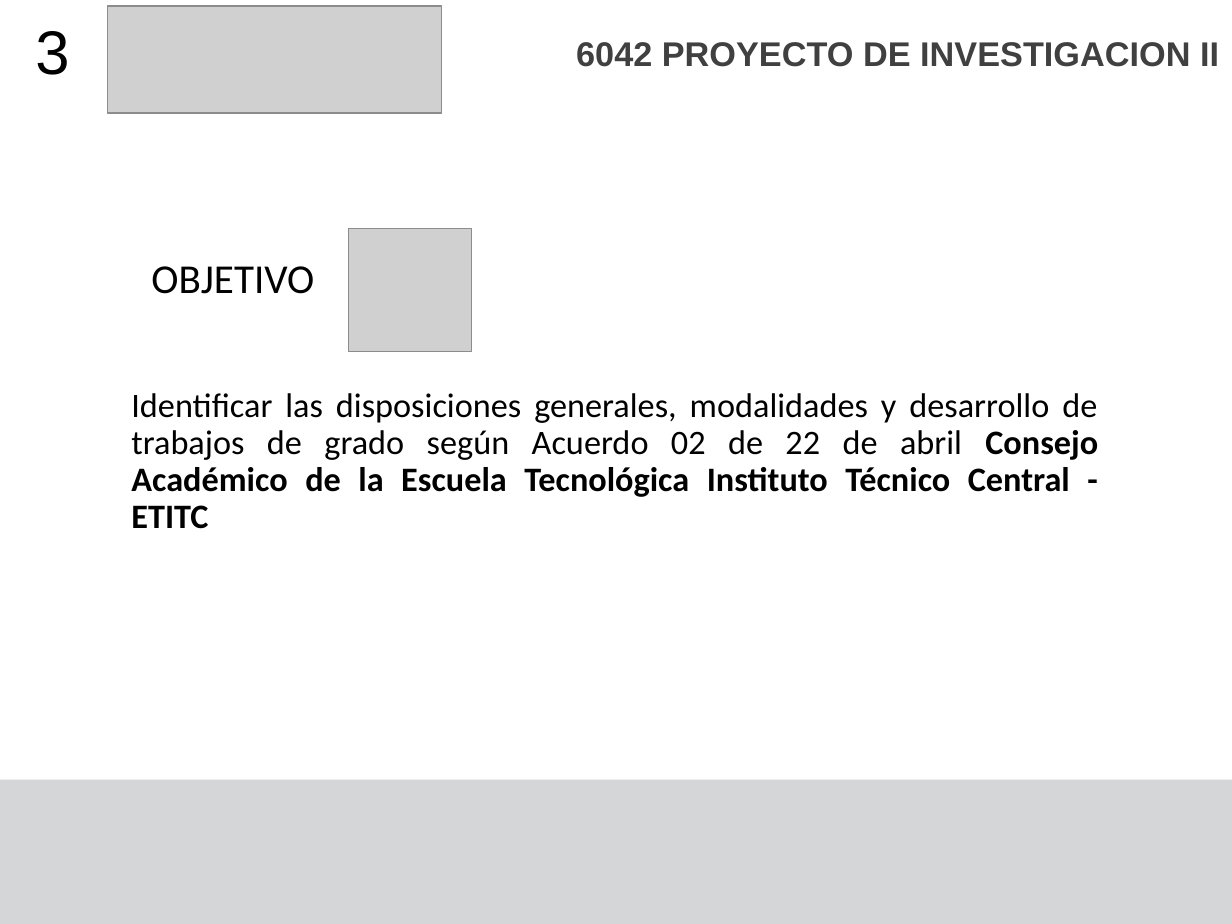
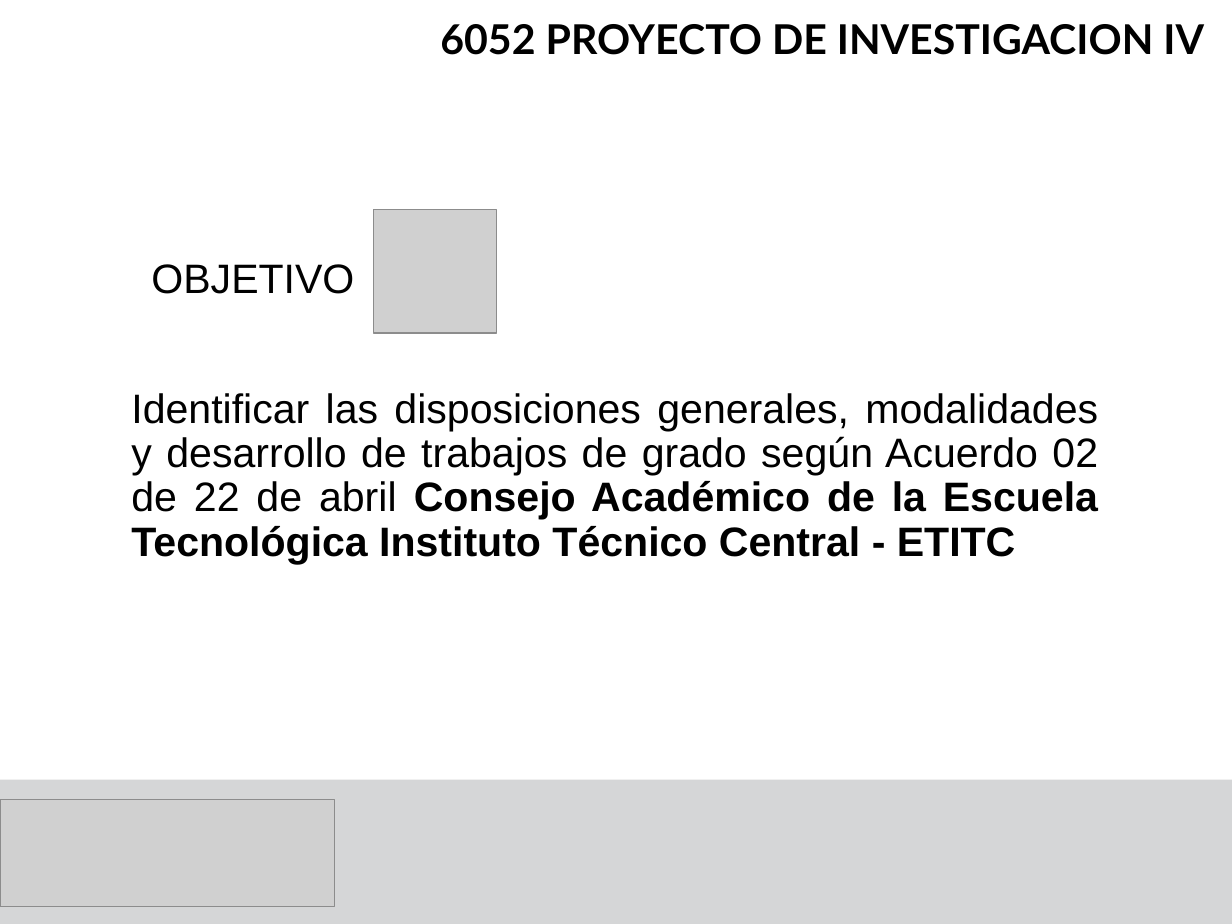
Before and after one commit to F4bian1012/ProyectoInvestigacionIV, a slide deck: slide 3 of Semana_0/Semana 0.pptx. Drawn at 1232x924 pixels with LibreOffice and Linux fonts; fonts in the diff are those of the drawing; grey boxes stand for pictures. Boxes give left, top, right and bottom in pixels: in the first picture for what was removed or moved away, otherwise in the second. Text is boxed around its words. In the diff, an @@ line names an element or a change of style, - is before the commit and + after.

```diff
--- a/Semana_0/Semana 0.pptx
+++ b/Semana_0/Semana 0.pptx
@@ picture removed at (107, 6, 442, 113) @@
@@ text at (440, 24, 1204, 55): text changed; size 20 to 24 pt; font Arial to Lato; text colour #404040 to #000000 @@
-6042 PROYECTO DE INVESTIGACION II
+6052 PROYECTO DE INVESTIGACION IV
@@ text removed at (35, 31, 69, 75) @@
-3
@@ title "OBJETIVO" at (151, 264, 354, 294): font Calibri to Arial @@
@@ picture: place and size @@
-picture at (349, 229, 472, 352)
+picture at (373, 209, 496, 333)
@@ text "Identificar las disposiciones generales, modalidades ..." at (131, 393, 1098, 564): size 20 to 24 pt, font Calibri to Arial @@
@@ picture added at (0, 800, 335, 907) @@
```
Also in this commit, not shown: 18 other slides changed, 11 other files.
